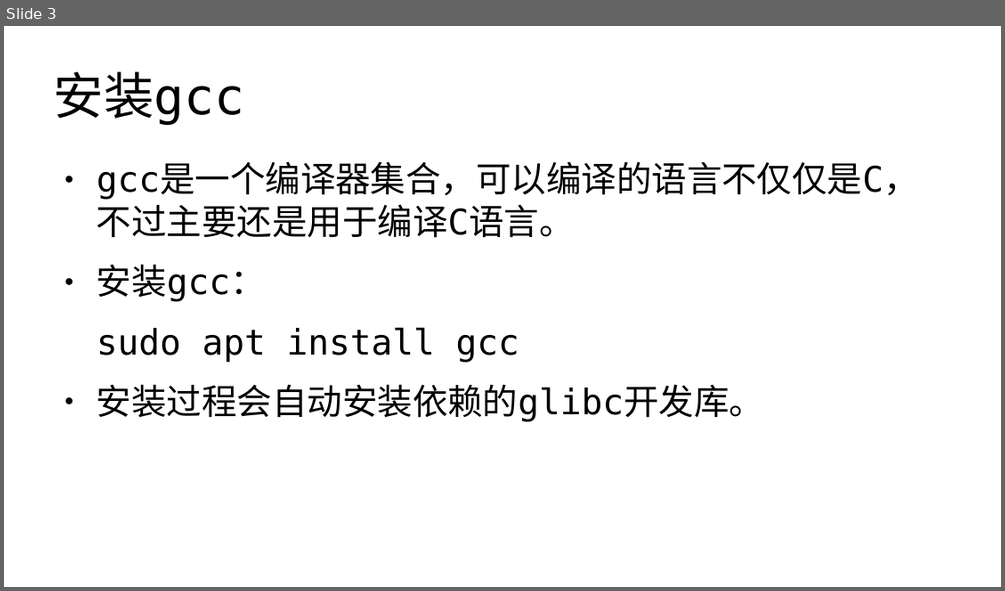
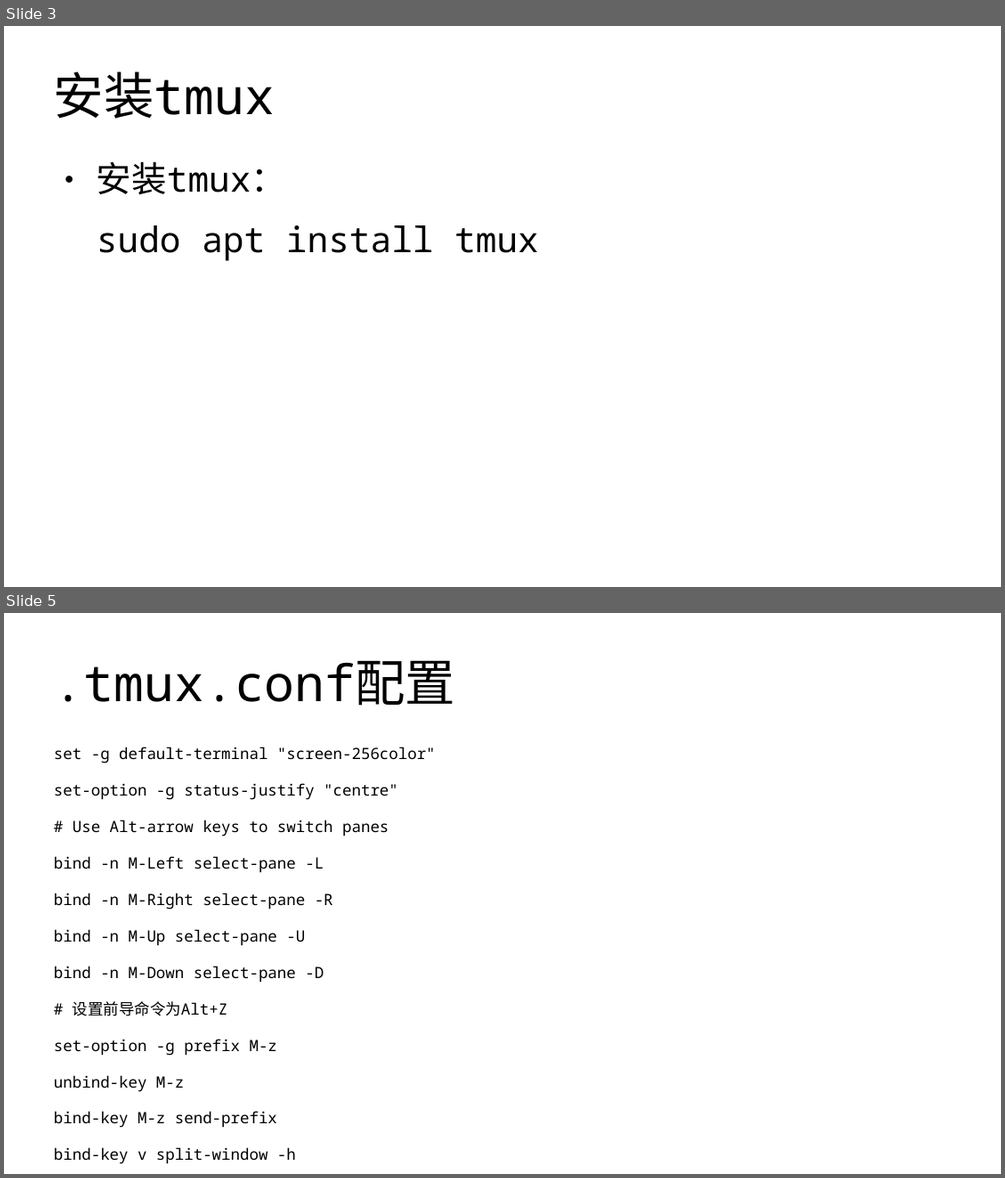
Before and after one commit to master-genius/linux-system, a slide deck: task/task04.odp. Shown one above the other, each under a label of ours: slide 3 before the commit, slides 3 and 5 after it; the slides between them are not shown. The pictures are 1005x591 and 1005x1178 pixels, drawn with LibreOffice and Linux fonts; fonts in the diff are those of the drawing. Boxes give left, top, right and bottom in pixels: in the first picture for what was removed or moved away, otherwise in the second. Text is boxed around its words. In the diff, an @@ line names an element or a change of style, - is before the commit and + after.

```diff
--- a/task/task04.odp
+++ b/task/task04.odp
@@ slide 5 added at [4,613,1001,1174], background #FFFFFF @@
@@ title added at [54,660,455,706], 40 pt, text #000000 @@
+.tmux.conf配置
@@ text added at [54,747,436,1164], 12.3 pt, text #000000 @@
+set -g default-terminal "screen-256color"
+set-option -g status-justify "centre"
+# Use Alt-arrow keys to switch panes
+bind -n M-Left select-pane -L
+bind -n M-Right select-pane -R
+bind -n M-Up select-pane -U
+bind -n M-Down select-pane -D
+# 设置前导命令为Alt+Z
+set-option -g prefix M-z
+unbind-key M-z
+bind-key M-z send-prefix
+bind-key v split-window -h
+bind-key h split-window -v
@@ slide 3 changed as well @@
@@ title at [54,71,275,119]: text changed; font DejaVu Sans Mono to Noto Sans Mono @@
-安装gcc
+安装tmux
@@ text at [97,161,539,261]: text changed; font DejaVu Sans Mono to Noto Sans Mono @@
-● gcc是一个编译器集合，可以编译的语言不仅仅是C，不过主要还是用于编译C语言。
-● 安装gcc：
-sudo apt install gcc
-● 安装过程会自动安装依赖的glibc开发库。
+● 安装tmux：
+sudo apt install tmux
```
Also in this commit, not shown: 1 other slide changed, 3 other slides added, 4 slides removed, 4 other files.
